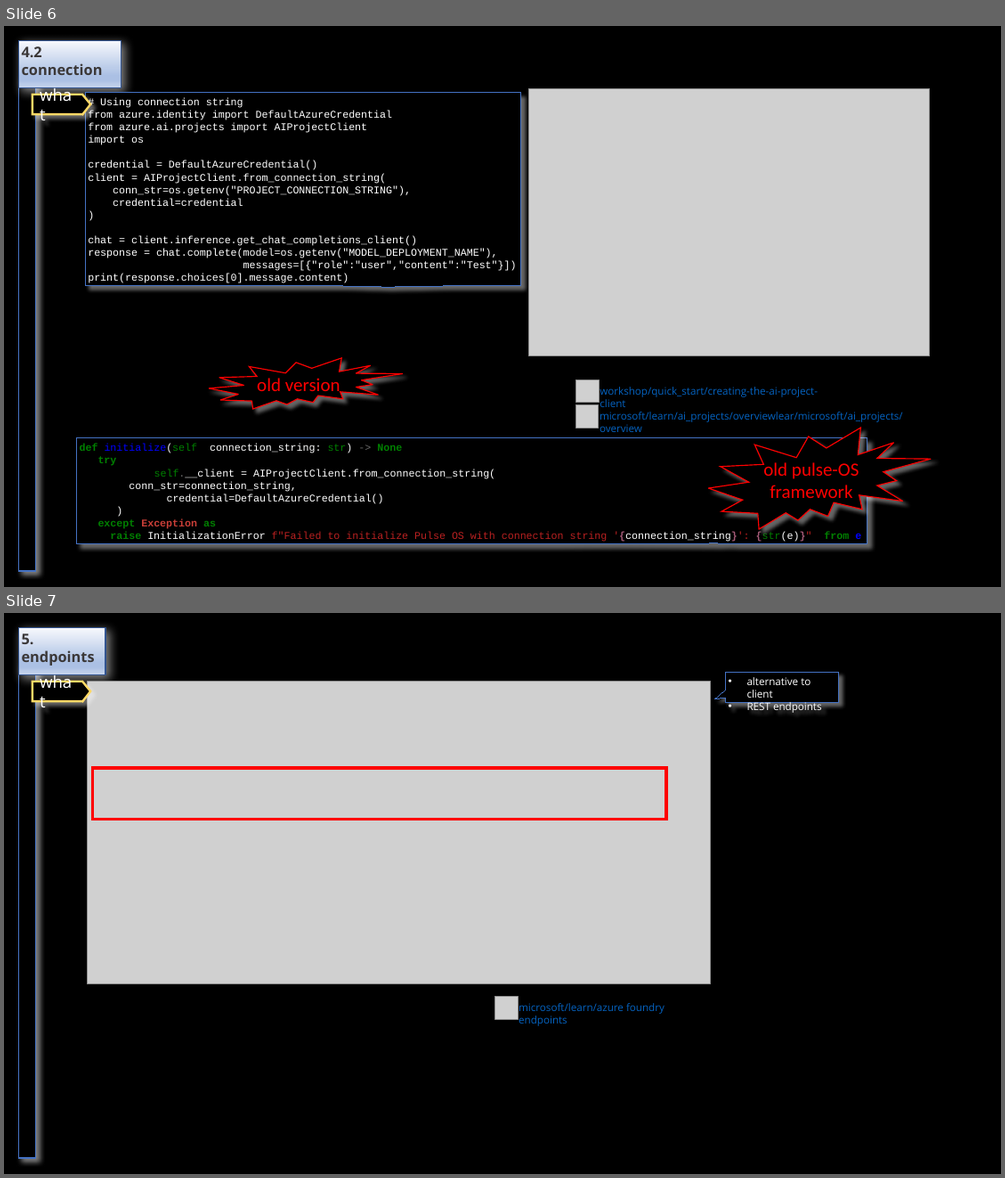
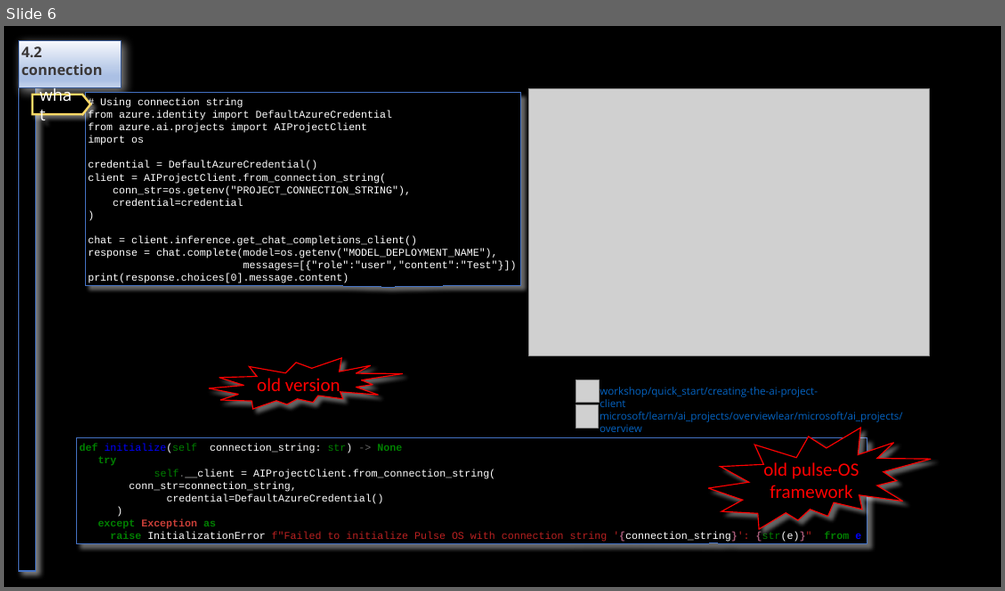
Before and after one commit to 1010836/portfolio, a slide deck: foundry/_reference/client.odp. Shown one above the other, each under a label of ours: slides 6 and 7 before the commit, slide 6 after it. The pictures are 1005x1178 and 1005x591 pixels, drawn with LibreOffice and Linux fonts; fonts in the diff are those of the drawing; grey boxes stand for pictures. Boxes give left, top, right and bottom in pixels: in the first picture for what was removed or moved away, otherwise in the second. Text is boxed around its words. In the diff, an @@ line names an element or a change of style, - is before the commit and + after.

Commit message:
feat: foundry

```diff
--- a/foundry/_reference/client.odp
+++ b/foundry/_reference/client.odp
@@ slide 7 removed at box(4, 613, 1001, 1174), background #000000 @@
@@ title removed at box(19, 628, 105, 653) @@
-5. endpoints
@@ rectangle removed at box(19, 663, 36, 1158) @@
@@ freeform shape removed at box(32, 681, 90, 701) @@
-what
@@ picture removed at box(87, 681, 711, 983) @@
@@ speech box removed at box(726, 672, 839, 703) @@
-• alternative to client
-• REST endpoints
@@ rectangle removed at box(93, 768, 666, 819) @@
@@ picture removed at box(495, 997, 518, 1019) @@
@@ text removed at box(518, 1003, 664, 1026) @@
-microsoft/learn/azure foundry endpoints
```
Also in this commit, not shown: 1 slide changed, 1 slide added, 17 other files.
